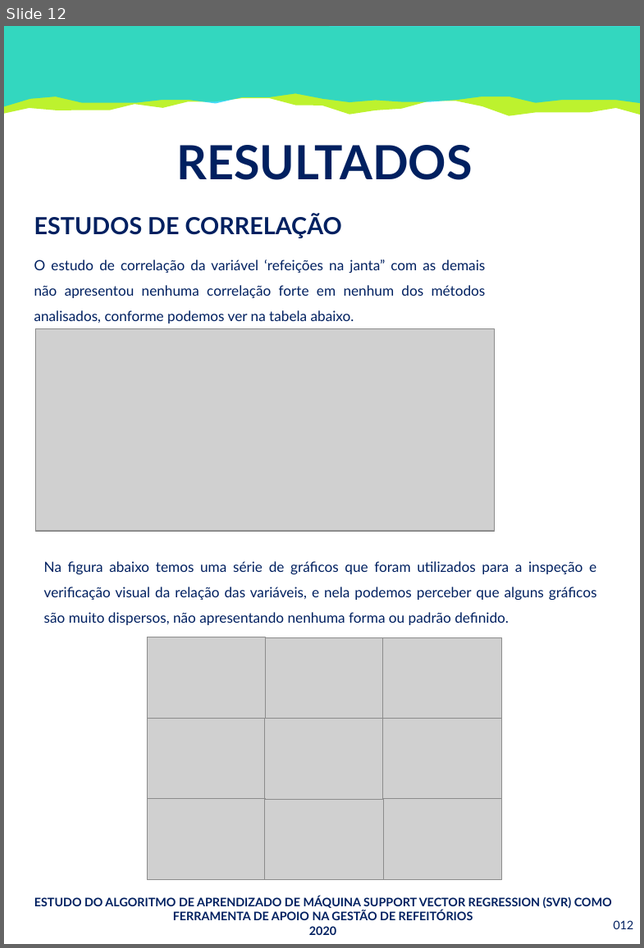
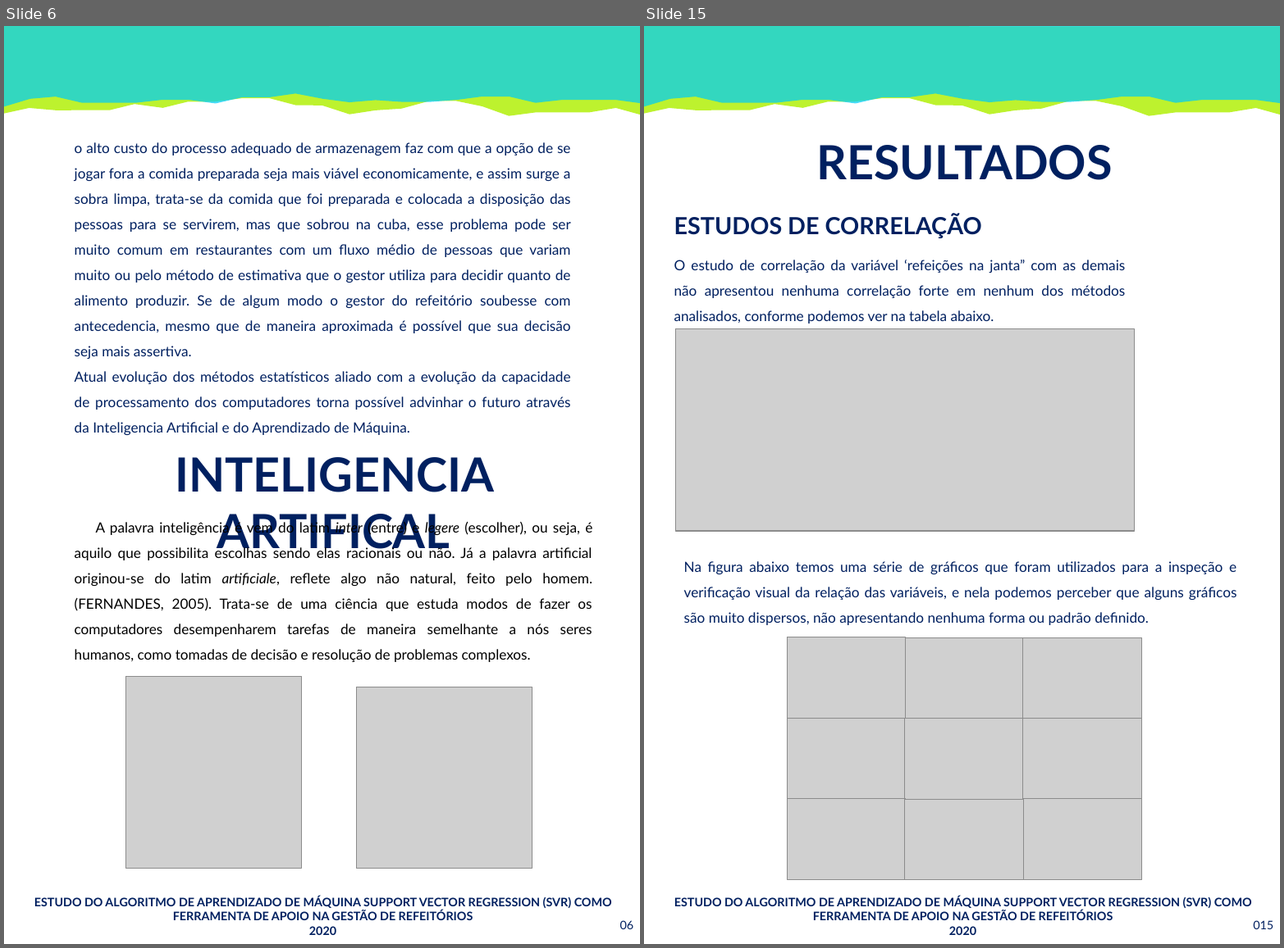
Before and after one commit to SrMartis/TCC1, a slide deck: Relatório Técnico - Revisão.pptx. Shown side by side, each under a label of ours: slide 12 before the commit, slides 6 and 15 after it; the slides between them are not shown. The pictures are 644x948 and 1284x948 pixels, drawn with LibreOffice and Linux fonts; fonts in the diff are those of the drawing; grey boxes stand for pictures. Boxes give left, top, right and bottom in pixels: in the first picture for what was removed or moved away, otherwise in the second. Text is boxed around its words. In the diff, an @@ line names an element or a change of style, - is before the commit and + after.

```diff
--- a/Relatório Técnico - Revisão.pptx
+++ b/Relatório Técnico - Revisão.pptx
@@ slide 6 added at bbox=[4, 26, 640, 944], background #FFFFFF @@
@@ freeform shape added at bbox=[4, 26, 640, 116], fill #AFF000 at 82% opacity @@
@@ freeform shape added at bbox=[4, 26, 640, 107], fill #00CEF6 at 73% opacity @@
@@ text added at bbox=[75, 142, 571, 410], 12 pt, text #002060 @@
+o alto custo do processo adequado de armazenagem faz com que a opção de se jogar fora a comida preparada seja mais viável economicamente, e assim surge a sobra limpa, trata-se da comida que foi preparada e colocada a disposição das pessoas para se servirem, mas que sobrou na cuba, esse problema pode ser muito comum em restaurantes com um fluxo médio de pessoas que variam muito ou pelo método de estimativa que o gestor utiliza para decidir quanto de alimento produzir. Se de algum modo o gestor do refeitório soubesse com antecedencia, mesmo que de maneira aproximada é possível que sua decisão seja mais assertiva.
+Atual evolução dos métodos estatísticos aliado com a evolução da capacidade de processamento dos computadores torna possível advinhar o futuro através da Inteligencia Artificial e do Aprendizado de Máquina.
@@ text added at bbox=[175, 457, 494, 557], 40 pt, text #002060, bold @@
+INTELIGENCIA ARTIFICAL
@@ text added at bbox=[75, 521, 592, 662], 12 pt, text #000000 @@
+A palavra inteligência é vem do latim inter (entre) e legere (escolher), ou seja, é aquilo que possibilita escolhas sendo elas racionais ou não. Já a palavra artificial originou-se do latim artificiale, reflete algo não natural, feito pelo homem. (FERNANDES, 2005). Trata-se de uma ciência que estuda modos de fazer os computadores desempenharem tarefas de maneira semelhante a nós seres humanos, como tomadas de decisão e resolução de problemas complexos.
@@ picture added at bbox=[125, 677, 301, 868] @@
@@ picture added at bbox=[356, 687, 531, 868] @@
@@ text added at bbox=[34, 896, 612, 935], 10 pt, text #002060, bold @@
+ESTUDO DO ALGORITMO DE APRENDIZADO DE MÁQUINA SUPPORT VECTOR REGRESSION (SVR) COMO FERRAMENTA DE APOIO NA GESTÃO DE REFEITÓRIOS
+2020
@@ page number added at bbox=[620, 921, 634, 930], 10 pt, text #002060 @@
+06
@@ what was slide 12 is now slide 15 @@
@@ page number at bbox=[1252, 921, 1273, 930]: text changed @@
-012
+015
```
Also in this commit, not shown: 8 slides changed, 3 other slides added.
